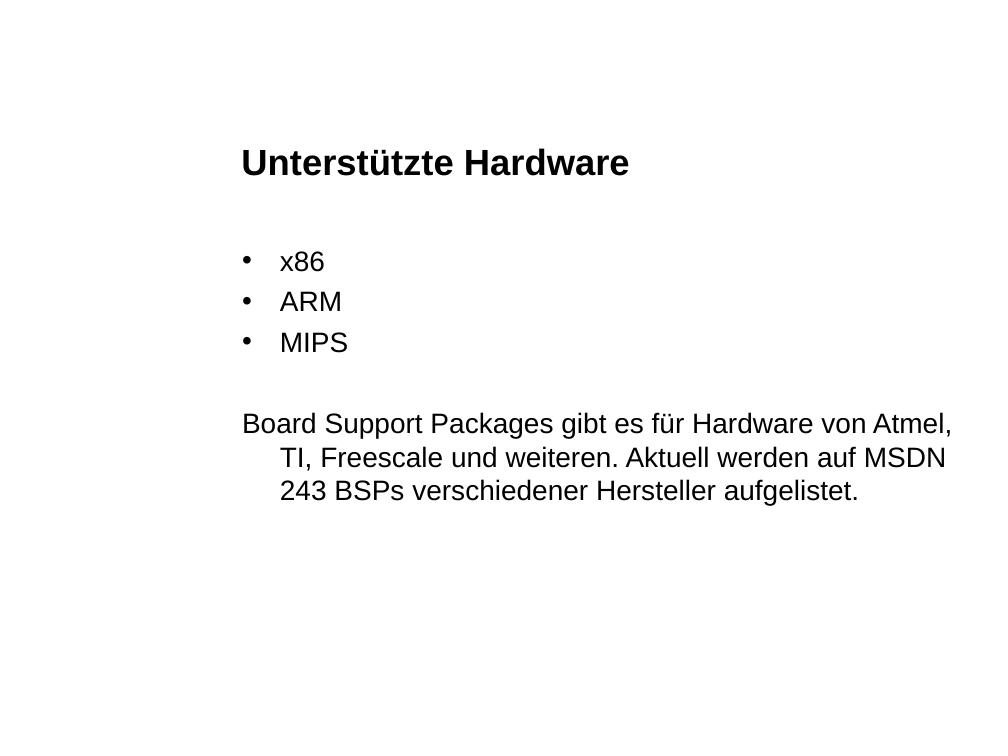
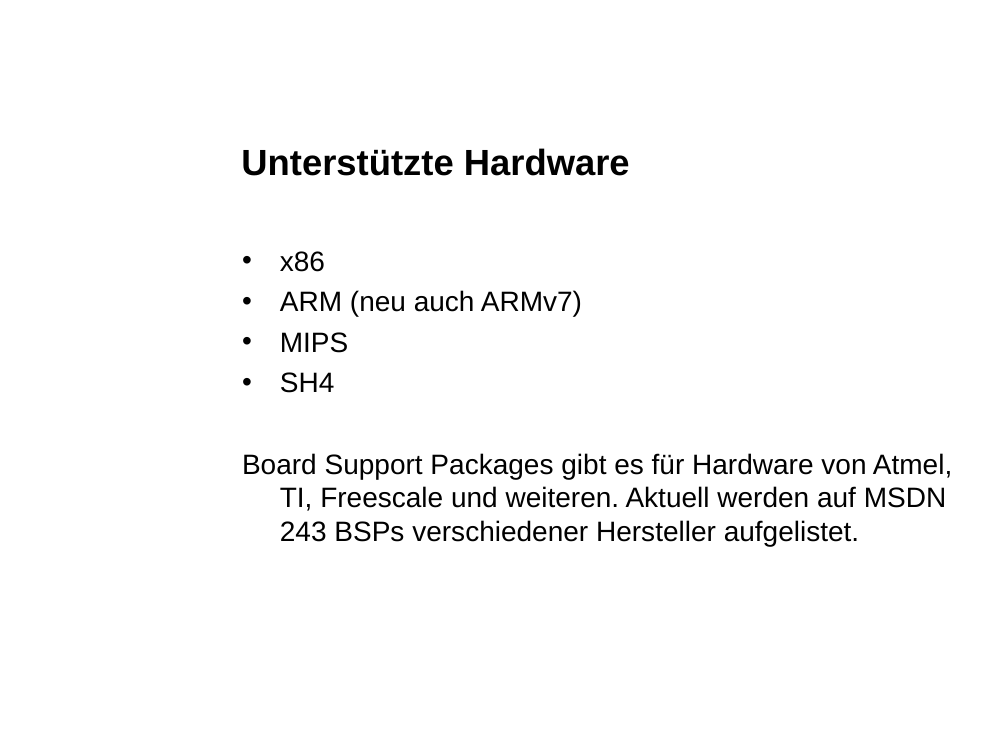
Before and after one commit to eojthejudge/softwaredesigndocs, a slide deck: slide 6 of Portieren/Marktuebersicht_Windows_Embedded.ppt. Drawn at 1008x756 pixels with LibreOffice and Linux fonts; fonts in the diff are those of the drawing; background and template pictures are left out. Boxes give left, top, right and bottom in pixels: in the first picture for what was removed or moved away, otherwise in the second. Text is boxed around its words. In the diff, an @@ line names an element or a change of style, - is before the commit and + after.

```diff
--- a/Portieren/Marktuebersicht_Windows_Embedded.ppt
+++ b/Portieren/Marktuebersicht_Windows_Embedded.ppt
@@ text at bbox=[280, 290, 582, 316]: text changed @@
-• ARM
+• ARM (neu auch ARMv7)
@@ text at bbox=[280, 372, 335, 393]: paragraph added @@
+• SH4
```
Also in this commit, not shown: 7 other slides changed, 4 slides added, 4 slides removed, 1 other file.
